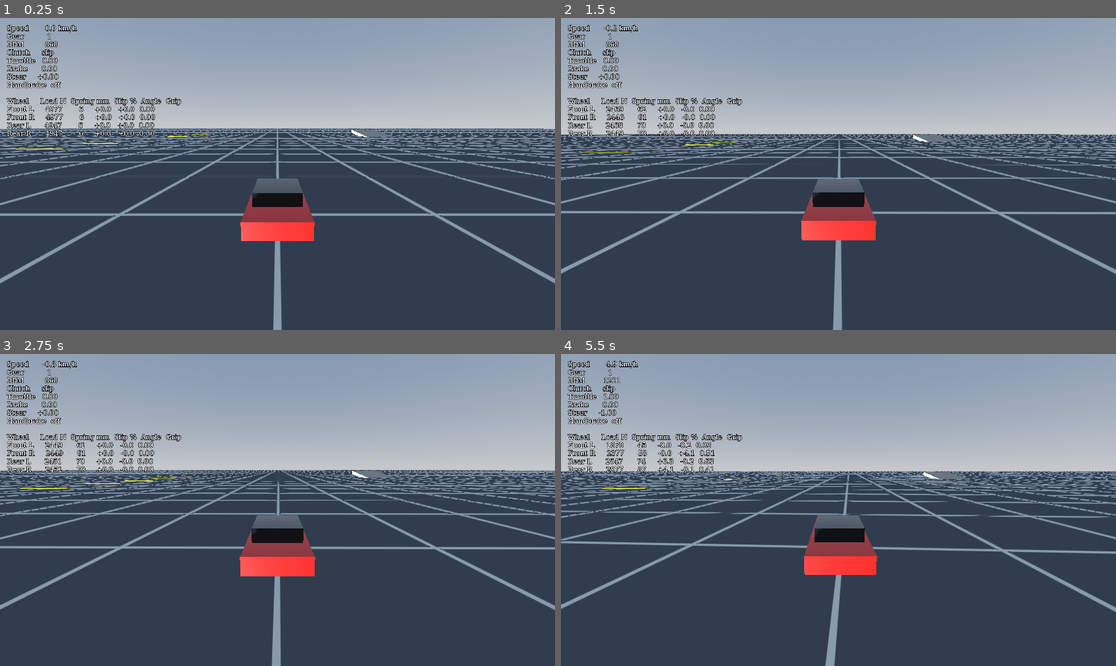
Above: before the commit, frames 1-4 (two rows, left to right).
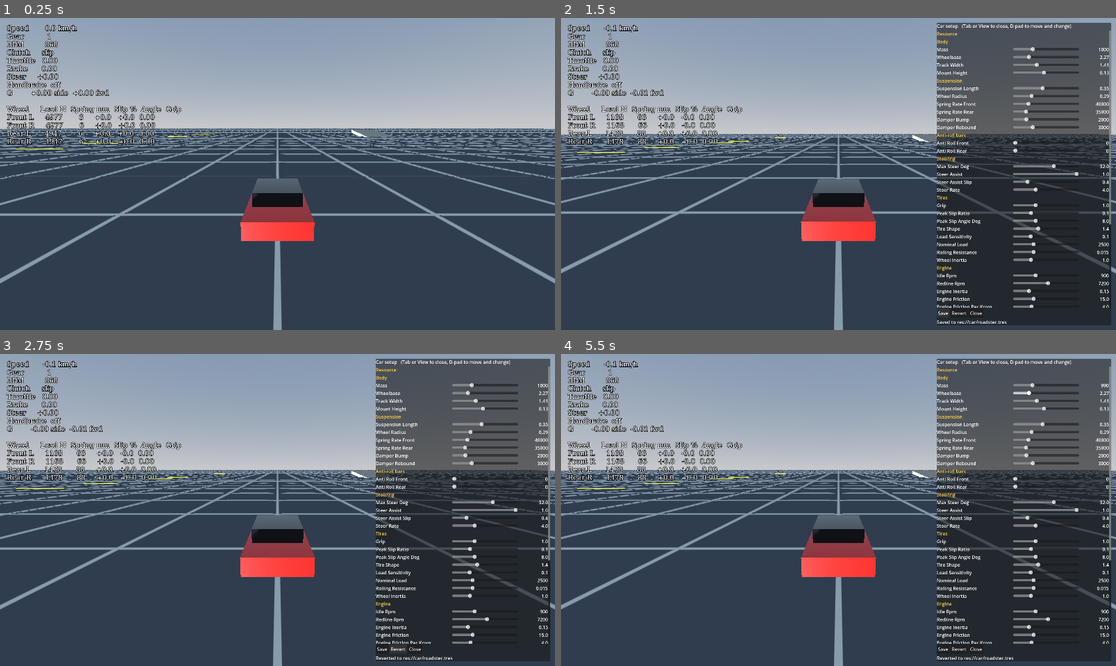
Above: after the commit, the same moments.

Repository: dreed47/racer
Game: Godot game, scene res://main.tscn
The game is run twice, just before and just after one commit, with the same random seed, the same clock (stepped at 60 frames per second) and the same inputs.
Inputs (mouse positions are in pixels of both pictures, inside the frame that each line leads up to):
- Up to frame 1 (0.25 s): no input
- Up to frame 2 (1.5 s): move the mouse to (960, 158) at 0.52 s; hold Right (ui_right) 0.53-1.25 s; hold Tab (tune_panel, bound only after the commit) 0.53-1.25 s; click (960, 158) at 0.67 s; click (943, 314) at 1.25 s, where only the run after the commit has a clickable "Save"
- Up to frame 3 (2.75 s): click (399, 650) at 2 s, where only the run after the commit has a clickable "Revert"
- Up to frame 4 (5.5 s): drag from (727, 525) to (810, 572) at 2.77 s; move the mouse to (894, 441) at 3.52 s; hold Right (ui_right) 3.53-4.25 s; hold Tab (tune_panel, bound only after the commit) 3.53-4.25 s; drag from (810, 572) to (672, 463) at 4.27 s; move the mouse to (1005, 556) at 5.02 s; hold Left (ui_left) from 5.03 s (still down); hold W (throttle) from 5.03 s (still down); tap Tab (tune_panel, bound only after the commit) at 5.3 s

The runs differ from the first frame. In frame 1, 1.8% of the frame differs, in the area x 1-33%, y 22-41%; in frame 2, 35%; in frame 3, 35%; in frame 4, 38%, in the area x 0-100%, y 1-100%.

Commit message:
Add tuning panel, steering assist and anti-roll bars
Tab or View opens an in-game panel with a slider for every setup
number; Save and Revert use car/roadster.tres. A speed-based steering
limit stops full stick from scrubbing the front tires past peak grip,
which was the cause of the car pushing wide. Anti-roll bars and a
g-force readout are new. tests/panel_check.gd saves only to the temp
folder.

Co-Authored-By: Claude Opus 5.5 <noreply@anthropic.com>

Diff:
--- a/car/car.gd
+++ b/car/car.gd
@@ -17,10 +17,14 @@
 var steer := 0.0
 var handbrake := false
 
+## Measured acceleration in g: x to the right, y forward. For readouts.
+var g_force := Vector2.ZERO
+
 var wheels: Array[Wheel] = []
 var drivetrain: Drivetrain
 
 var _steer_now := 0.0
+var _last_velocity := Vector3.ZERO
 var _place_pending := false
 var _place_target := Transform3D.IDENTITY
 
@@ -31,6 +35,12 @@
 func _ready() -> void:
 	wheels = [$WheelFL, $WheelFR, $WheelRL, $WheelRR]
 	drivetrain = Drivetrain.new(setup)
+	apply_setup()
+
+
+## Re-reads setup values that are only used when the car is built: mass and wheel positions.
+## Call after changing those. Everything else is read every tick.
+func apply_setup() -> void:
 	mass = setup.mass
 	center_of_mass_mode = CENTER_OF_MASS_MODE_CUSTOM
 	center_of_mass = Vector3.ZERO
@@ -62,8 +72,7 @@
 func _physics_process(delta: float) -> void:
 	var speed := forward_speed()
 
-	var speed_factor := clampf(absf(speed) / 40.0, 0.0, 1.0)
-	var lock := deg_to_rad(setup.max_steer_deg) * lerpf(1.0, setup.high_speed_steer, speed_factor)
+	var lock := _steer_lock(absf(speed))
 	_steer_now = move_toward(_steer_now, steer, setup.steer_rate * delta)
 	var angle := -_steer_now * lock
 	$WheelFL.steer_angle = angle
@@ -76,6 +85,8 @@
 
 	for wheel in wheels:
 		wheel.update_suspension(self, setup)
+	_anti_roll($WheelFL, $WheelFR, setup.anti_roll_front)
+	_anti_roll($WheelRL, $WheelRR, setup.anti_roll_rear)
 
 	var fl: Wheel = $WheelFL
 	var fr: Wheel = $WheelFR
@@ -97,6 +108,26 @@
 	var drag := 0.5 * AIR_DENSITY * setup.drag_coefficient * setup.frontal_area
 	apply_central_force(-v * v.length() * drag)
 
+	var accel := (v - _last_velocity) / delta
+	_last_velocity = v
+	g_force = Vector2(accel.dot(global_basis.x), accel.dot(-global_basis.z)) / 9.81
+
+
+## Wheel angle at full stick. With the assist on, full stick at speed gives about
+## the angle of the tightest turn the tires can hold, so more stick never just scrubs.
+func _steer_lock(speed: float) -> float:
+	var full := deg_to_rad(setup.max_steer_deg)
+	var v := maxf(speed, 1.0)
+	var turn := atan(setup.wheelbase * setup.grip * 9.81 / (v * v))
+	var slide := deg_to_rad(setup.peak_slip_angle_deg) * setup.steer_assist_slip
+	return lerpf(full, minf(full, turn + slide), setup.steer_assist)
+
+
+func _anti_roll(left: Wheel, right: Wheel, stiffness: float) -> void:
+	var force := stiffness * (left.compression - right.compression)
+	left.add_load(self, force)
+	right.add_load(self, -force)
+
 
 func _integrate_forces(state: PhysicsDirectBodyState3D) -> void:
 	if not _place_pending:
--- a/car/car_setup.gd
+++ b/car/car_setup.gd
@@ -4,83 +4,93 @@
 ## Units: metres, kilograms, newtons, seconds, radians unless the name says deg or rpm.
 
 @export_group("Body")
-@export var mass := 1000.0
-@export var wheelbase := 2.27
-@export var track_width := 1.41
+@export_range(600, 2000, 10) var mass := 1000.0
+@export_range(2.0, 3.2, 0.01) var wheelbase := 2.27
+@export_range(1.2, 1.8, 0.01) var track_width := 1.41
 ## Height of the suspension mounts above the centre of mass.
-@export var mount_height := 0.13
+@export_range(-0.2, 0.5, 0.01) var mount_height := 0.13
 
 @export_group("Suspension")
 ## Mount to wheel centre with the spring fully extended.
-@export var suspension_length := 0.35
-@export var wheel_radius := 0.29
+@export_range(0.15, 0.6, 0.01) var suspension_length := 0.35
+@export_range(0.25, 0.4, 0.005) var wheel_radius := 0.29
 ## Spring stiffness in N per metre.
-@export var spring_rate_front := 40000.0
-@export var spring_rate_rear := 35000.0
+@export_range(10000, 150000, 500) var spring_rate_front := 40000.0
+@export_range(10000, 150000, 500) var spring_rate_rear := 35000.0
 ## Damping in N per m/s while the spring compresses.
-@export var damper_bump := 2000.0
+@export_range(200, 10000, 50) var damper_bump := 2000.0
 ## Damping in N per m/s while the spring extends.
-@export var damper_rebound := 3000.0
+@export_range(200, 10000, 50) var damper_rebound := 3000.0
+
+@export_group("Anti-roll bars")
+## Extra force in N per metre of difference between left and right spring compression.
+## More at one end moves grip away from that end in corners: more rear means less understeer.
+@export_range(0, 60000, 500) var anti_roll_front := 0.0
+@export_range(0, 60000, 500) var anti_roll_rear := 0.0
 
 @export_group("Steering")
-@export var max_steer_deg := 32.0
-## Fraction of full lock left at 144 km/h and above.
-@export var high_speed_steer := 0.35
+@export_range(10, 45, 0.5) var max_steer_deg := 32.0
+## Speed-based steering limit, for a gamepad. 0 off: full stick is always full lock.
+## 1 on: full stick turns the wheels only as far as the tires can use at that speed.
+@export_range(0, 1, 0.01) var steer_assist := 1.0
+## Extra wheel angle the assist allows at full stick, as a part of the peak slip angle.
+## 0.4 puts full stick at about peak grip; higher lets you push past it.
+@export_range(0, 2, 0.05) var steer_assist_slip := 0.4
 ## How fast the wheels turn, in full-input units per second.
-@export var steer_rate := 4.0
+@export_range(1, 10, 0.1) var steer_rate := 4.0
 
 @export_group("Tires")
 ## Peak friction coefficient: best tire force is grip times wheel load.
-@export var grip := 1.0
+@export_range(0.5, 2, 0.01) var grip := 1.0
 ## Wheel spin versus ground speed at peak grip. 0.1 means the tire spins 10 % faster.
-@export var peak_slip_ratio := 0.1
+@export_range(0.03, 0.3, 0.005) var peak_slip_ratio := 0.1
 ## Slide angle at peak sideways grip.
-@export var peak_slip_angle_deg := 8.0
+@export_range(2, 20, 0.5) var peak_slip_angle_deg := 8.0
 ## Shape of the grip curve. 1.4 keeps about 80 % grip once fully sliding.
 ## Higher values drop off harder after the peak.
-@export var tire_shape := 1.4
+@export_range(1.1, 1.9, 0.01) var tire_shape := 1.4
 ## How much grip per newton falls as load rises. 0 means none.
-@export var load_sensitivity := 0.1
+@export_range(0, 0.4, 0.01) var load_sensitivity := 0.1
 ## Load where grip equals the grip value above, in N.
-@export var nominal_load := 2500.0
-@export var rolling_resistance := 0.015
+@export_range(1000, 6000, 50) var nominal_load := 2500.0
+@export_range(0, 0.05, 0.001) var rolling_resistance := 0.015
 ## Spin inertia of one wheel and tire, in kg m².
-@export var wheel_inertia := 1.0
+@export_range(0.3, 3, 0.05) var wheel_inertia := 1.0
 
 @export_group("Engine")
 ## Torque in N m at full throttle, at 0, 1000, 2000 ... rpm.
 @export var torque_curve := PackedFloat32Array([80, 100, 125, 140, 148, 152, 150, 140, 120])
-@export var idle_rpm := 900.0
+@export_range(600, 1500, 10) var idle_rpm := 900.0
 ## Fuel cuts above this.
-@export var redline_rpm := 7200.0
+@export_range(4000, 10000, 50) var redline_rpm := 7200.0
 ## Spin inertia of the crank and flywheel, in kg m².
-@export var engine_inertia := 0.15
+@export_range(0.05, 0.5, 0.01) var engine_inertia := 0.15
 ## Engine braking torque with the throttle shut, in N m: base plus a part per 1000 rpm.
-@export var engine_friction := 15.0
-@export var engine_friction_per_krpm := 4.0
+@export_range(0, 50, 0.5) var engine_friction := 15.0
+@export_range(0, 15, 0.5) var engine_friction_per_krpm := 4.0
 
 @export_group("Clutch")
 ## Automatic clutch: it starts to grip at the first rpm and is fully closed at the second.
-@export var clutch_bite_rpm := 1000.0
-@export var clutch_full_rpm := 1600.0
+@export_range(600, 3000, 10) var clutch_bite_rpm := 1000.0
+@export_range(800, 5000, 10) var clutch_full_rpm := 1600.0
 ## Most torque the clutch can carry before it slips, in N m.
-@export var clutch_max_torque := 300.0
+@export_range(100, 800, 10) var clutch_max_torque := 300.0
 
 @export_group("Gearbox")
 ## Forward gear ratios, first gear first.
 @export var gear_ratios := PackedFloat32Array([3.136, 1.888, 1.330, 1.0, 0.814])
-@export var reverse_ratio := 3.758
-@export var final_drive := 4.3
+@export_range(2, 5, 0.01) var reverse_ratio := 3.758
+@export_range(2.5, 6, 0.01) var final_drive := 4.3
 ## Seconds the clutch stays open while changing gear.
-@export var shift_time := 0.2
+@export_range(0, 1, 0.01) var shift_time := 0.2
 
 @export_group("Brakes")
 ## Total brake torque over all four wheels, in N m.
-@export var brake_torque := 3000.0
-@export var brake_bias_front := 0.6
+@export_range(500, 8000, 50) var brake_torque := 3000.0
+@export_range(0.3, 0.8, 0.01) var brake_bias_front := 0.6
 ## Total handbrake torque over both rear wheels, in N m.
-@export var handbrake_torque := 1500.0
+@export_range(0, 5000, 50) var handbrake_torque := 1500.0
 
 @export_group("Aero")
-@export var drag_coefficient := 0.4
-@export var frontal_area := 1.8
+@export_range(0.2, 1, 0.01) var drag_coefficient := 0.4
+@export_range(1.2, 3, 0.05) var frontal_area := 1.8
--- a/car/wheel.gd
+++ b/car/wheel.gd
@@ -72,6 +72,15 @@
 	_lat_speed = v.dot(_right)
 
 
+## Adds extra suspension force, such as an anti-roll bar's. Load never goes below 0.
+func add_load(car: RigidBody3D, force: float) -> void:
+	if not on_ground:
+		return
+	var applied := maxf(-wheel_load, force)
+	wheel_load += applied
+	car.apply_force(car.global_basis.y * applied, global_position - car.global_position)
+
+
 ## Tire force from the current spin: x along the wheel, y to its right, in N.
 ## Adds it to the tick's average. Returns zero in the air.
 func tire_force(setup: CarSetup) -> Vector2:
--- a/debug/car_readout.gd
+++ b/debug/car_readout.gd
@@ -21,6 +21,7 @@
 		"Brake    %6.2f" % car.brake,
 		"Steer    %+6.2f" % car.steer,
 		"Handbrake  %s" % ("on" if car.handbrake else "off"),
+		"G        %+5.2f side  %+5.2f fwd" % [car.g_force.x, car.g_force.y],
 		"",
 		"Wheel     Load N  Spring mm  Slip %  Angle  Grip",
 		_row("Front L", w[0]),
--- /dev/null
+++ b/debug/tuning_panel.gd
@@ -0,0 +1,178 @@
+extends CanvasLayer
+## In-game tuning panel. Tab or the View button opens it and pauses the game.
+## Shows a slider for every number in the car's setup, grouped like the setup file.
+## Changes apply at once; Save writes them to save_path.
+
+@export var car: Car
+## Where Save writes the setup and Revert reads it back from.
+@export_file("*.tres") var save_path := "res://car/roadster.tres"
+
+var _sliders := {}  # Property name to HSlider.
+var _values := {}  # Property name to its value Label.
+var _status: Label
+var _first_slider: HSlider
+var _panel: PanelContainer
+
+
+func _ready() -> void:
+	process_mode = Node.PROCESS_MODE_ALWAYS
+	layer = 10
+	_build()
+	_panel.visible = false
+
+
+func _unhandled_input(event: InputEvent) -> void:
+	if event.is_action_pressed("tune_panel"):
+		toggle()
+		get_viewport().set_input_as_handled()
+
+
+func toggle() -> void:
+	_panel.visible = not _panel.visible
+	get_tree().paused = _panel.visible
+	if _panel.visible:
+		refresh()
+		_status.text = ""
+		_first_slider.grab_focus.call_deferred()
+
+
+func is_open() -> bool:
+	return _panel.visible
+
+
+## Sets one setup value as if its slider moved.
+func set_value(property: String, value: float) -> void:
+	_sliders[property].value = value
+
+
+## Writes the setup to save_path. Returns the Godot error code.
+func save() -> Error:
+	var err := ResourceSaver.save(car.setup, save_path)
+	_status.text = "Saved to %s" % save_path if err == OK else "Save failed: %s" % error_string(err)
+	return err
+
+
+## Throws away unsaved changes: reads save_path again and copies its values into the car.
+func revert() -> Error:
+	var saved := ResourceLoader.load(save_path, "", ResourceLoader.CACHE_MODE_IGNORE) as CarSetup
+	if saved == null:
+		_status.text = "Could not read %s" % save_path
+		return ERR_CANT_OPEN
+	for property in _sliders:
+		car.setup.set(property, saved.get(property))
+	car.apply_setup()
+	refresh()
+	_status.text = "Reverted to %s" % save_path
+	return OK
+
+
+## Moves every slider to the car's current value.
+func refresh() -> void:
+	for property in _sliders:
+		_sliders[property].set_value_no_signal(car.setup.get(property))
+		_show_value(property)
+
+
+func _build() -> void:
+	_panel = PanelContainer.new()
+	_panel.anchor_left = 1.0
+	_panel.anchor_right = 1.0
+	_panel.anchor_bottom = 1.0
+	_panel.offset_left = -620.0
+	_panel.offset_right = -16.0
+	_panel.offset_top = 16.0
+	_panel.offset_bottom = -16.0
+	add_child(_panel)
+
+	var outer := VBoxContainer.new()
+	_panel.add_child(outer)
+	var title := Label.new()
+	title.text = "Car setup   (Tab or View to close, D-pad to move and change)"
+	outer.add_child(title)
+
+	var scroll := ScrollContainer.new()
+	scroll.size_flags_vertical = Control.SIZE_EXPAND_FILL
+	scroll.horizontal_scroll_mode = ScrollContainer.SCROLL_MODE_DISABLED
+	scroll.follow_focus = true
+	outer.add_child(scroll)
+	var rows := VBoxContainer.new()
+	rows.size_flags_horizontal = Control.SIZE_EXPAND_FILL
+	scroll.add_child(rows)
+
+	for info in car.setup.get_property_list():
+		if info.usage & PROPERTY_USAGE_GROUP:
+			var header := Label.new()
+			header.text = info.name
+			header.add_theme_color_override("font_color", Color(1.0, 0.8, 0.3))
+			rows.add_child(header)
+		elif info.usage & PROPERTY_USAGE_SCRIPT_VARIABLE and info.type == TYPE_FLOAT \
+				and info.hint == PROPERTY_HINT_RANGE:
+			rows.add_child(_make_row(info.name, info.hint_string))
+
+	var buttons := HBoxContainer.new()
+	outer.add_child(buttons)
+	for pair in [["Save", save], ["Revert", revert], ["Close", toggle]]:
+		var button := Button.new()
+		button.text = pair[0]
+		button.pressed.connect(pair[1])
+		buttons.add_child(button)
+	_status = Label.new()
+	outer.add_child(_status)
+
+
+func _make_row(property: String, hint: String) -> Control:
+	var parts := hint.split(",")
+	var row := HBoxContainer.new()
+	var name_label := Label.new()
+	name_label.text = property.capitalize()
+	name_label.custom_minimum_size.x = 260.0
+	row.add_child(name_label)
+
+	var slider := HSlider.new()
+	slider.min_value = float(parts[0])
+	slider.max_value = float(parts[1])
+	slider.step = float(parts[2]) if parts.size() > 2 else 0.0
+	slider.gui_input.connect(_on_slider_input.bind(slider))
+	slider.size_flags_horizontal = Control.SIZE_EXPAND_FILL
+	slider.size_flags_vertical = Control.SIZE_SHRINK_CENTER
+	slider.value = car.setup.get(property)
+	slider.value_changed.connect(_on_slider_changed.bind(property))
+	row.add_child(slider)
+	if _first_slider == null:
+		_first_slider = slider
+
+	var value_label := Label.new()
+	value_label.custom_minimum_size.x = 100.0
+	value_label.horizontal_alignment = HORIZONTAL_ALIGNMENT_RIGHT
+	row.add_child(value_label)
+
+	_sliders[property] = slider
+	_values[property] = value_label
+	_show_value(property)
+	return row
+
+
+## One D-pad or arrow press moves 1 % of the range, rounded to the slider's step.
+func _on_slider_input(event: InputEvent, slider: HSlider) -> void:
+	var direction := 0.0
+	if event.is_action_pressed("ui_right", true):
+		direction = 1.0
+	elif event.is_action_pressed("ui_left", true):
+		direction = -1.0
+	if direction == 0.0:
+		return
+	var nudge := maxf(slider.step, snappedf((slider.max_value - slider.min_value) / 100.0, slider.step))
+	slider.value += direction * nudge
+	slider.accept_event()
+
+
+func _on_slider_changed(value: float, property: String) -> void:
+	car.setup.set(property, value)
+	car.apply_setup()
+	_show_value(property)
+
+
+func _show_value(property: String) -> void:
+	var step: float = _sliders[property].step
+	var decimals := 0 if step >= 1.0 or step <= 0.0 else str(step).split(".")[1].length()
+	_values[property].text = String.num(car.setup.get(property), decimals)
--- a/main.tscn
+++ b/main.tscn
@@ -6,6 +6,7 @@
 [ext_resource type="Script" path="res://drivers/player_driver.gd" id="4"]
 [ext_resource type="Script" path="res://camera/chase_camera.gd" id="5"]
 [ext_resource type="PackedScene" path="res://debug/car_readout.tscn" id="6"]
+[ext_resource type="Script" path="res://debug/tuning_panel.gd" id="7"]
 
 [node name="Main" type="Node3D"]
 script = ExtResource("1")
@@ -25,3 +26,7 @@
 
 [node name="CarReadout" parent="." node_paths=PackedStringArray("car") instance=ExtResource("6")]
 car = NodePath("../Car")
+
+[node name="TuningPanel" type="CanvasLayer" parent="." node_paths=PackedStringArray("car")]
+script = ExtResource("7")
+car = NodePath("../Car")
--- a/project.godot
+++ b/project.godot
@@ -71,6 +71,12 @@
 , Object(InputEventKey,"resource_local_to_scene":false,"resource_name":"","device":-1,"window_id":0,"alt_pressed":false …(181 unchanged characters)…
 ]
 }
+tune_panel={
+"deadzone": 0.5,
+"events": [Object(InputEventJoypadButton,"resource_local_to_scene":false,"resource_name":"","device":-1,"button_index":4,"pressure":0.0,"pressed":true,"script":null)
+, Object(InputEventKey,"resource_local_to_scene":false,"resource_name":"","device":-1,"window_id":0,"alt_pressed":false,"shift_pressed":false,"ctrl_pressed":false,"meta_pressed":false,"pressed":false,"keycode":0,"physical_keycode":4194306,"key_label":0,"unicode":0,"location":0,"echo":false,"script":null)
+]
+}
 pause={
 "deadzone": 0.5,
 "events": [Object(InputEventJoypadButton,"resource_local_to_scene":false,"resource_name":"","device":-1,"button_index":6,"pressure":0.0,"pressed":true,"script":null)
--- /dev/null
+++ b/tests/panel_check.gd
@@ -0,0 +1,64 @@
+extends SceneTree
+## Headless check for the tuning panel: slider changes reach the car, Save writes, Revert reads back.
+## Saves only to a file in the system temp folder, never to the real car setup.
+## Run: godot --headless --path . -s tests/panel_check.gd
+
+var _failed := false
+var _panel
+var _car
+var _scratch := ""
+
+
+func _initialize() -> void:
+	var scratch := OS.get_temp_dir().path_join("racer_panel_check_%d.tres" % OS.get_process_id())
+	_check(scratch.begins_with(OS.get_temp_dir()) and not scratch.begins_with("res://"),
+			"save path is in the temp folder: %s" % scratch)
+
+	var car: Car = load("res://car/car.tscn").instantiate()
+	car.setup = car.setup.duplicate()  # Leave the cached real setup alone.
+	root.add_child(car)
+	var panel = load("res://debug/tuning_panel.gd").new()
+	panel.save_path = scratch
+	panel.car = car
+	root.add_child(panel)
+	_check(panel.save_path == scratch, "panel uses the scratch path")
+	_panel = panel
+	_car = car
+	_scratch = scratch
+
+
+# Nodes are ready only once the tree runs, so the checks wait for the first frame.
+func _process(_delta: float) -> bool:
+	var panel = _panel
+	var car: Car = _car
+	var scratch := _scratch
+
+	_check(panel._sliders.size() > 30, "panel has a slider per number (%d)" % panel._sliders.size())
+	_check(not panel._sliders.has("torque_curve"), "arrays are left out")
+
+	panel.toggle()
+	_check(panel.is_open() and paused, "opening pauses the game")
+
+	panel.set_value("wheelbase", 2.5)
+	_check(is_equal_approx(car.setup.wheelbase, 2.5), "slider sets the setup")
+	_check(is_equal_approx(car.get_node("WheelFL").position.z, -1.25), "wheel moves with wheelbase")
+
+	_check(panel.save() == OK, "save works")
+	panel.set_value("wheelbase", 2.1)
+	_check(panel.revert() == OK, "revert works")
+	_check(is_equal_approx(car.setup.wheelbase, 2.5), "revert brings back the saved value")
+	_check(is_equal_approx(panel._sliders["wheelbase"].value, 2.5), "slider follows revert")
+
+	panel.toggle()
+	_check(not panel.is_open() and not paused, "closing unpauses")
+
+	DirAccess.remove_absolute(scratch)
+	print("PANEL CHECK " + ("FAILED" if _failed else "PASSED"))
+	quit(1 if _failed else 0)
+	return true
+
+
+func _check(ok: bool, what: String) -> void:
+	print(("  ok    " if ok else "  FAIL  ") + what)
+	if not ok:
+		_failed = true
--- a/tests/sim_check.gd
+++ b/tests/sim_check.gd
@@ -9,7 +9,7 @@
 var _phase := ""
 var _phase_start := 0
 var _marks := {}
-var _corner_steer := 0.3
+var _corner_steer := 1.0
 
 
 func _initialize() -> void:
@@ -61,7 +61,7 @@
 				_car.shift(-1)
 			_start("corner")
 		30 * HZ:
-			_report("Holding 60 km/h, steer 0.3 right for 6 s (expect about 0.85 g, front near its limit)")
+			_report("Holding 60 km/h, full right stick for 6 s (expect about 0.85 g, front level near 1)")
 			var lat_g: float = _car.linear_velocity.length() * _car.angular_velocity.length() / 9.81
 			print("  sideways %.2f g" % lat_g)
 			_start("reverse")
Not shown, added: debug/tuning_panel.gd.uid
Not shown: 1 places in main.tscn that only renumber resources
Not shown, added: tests/panel_check.gd.uid
